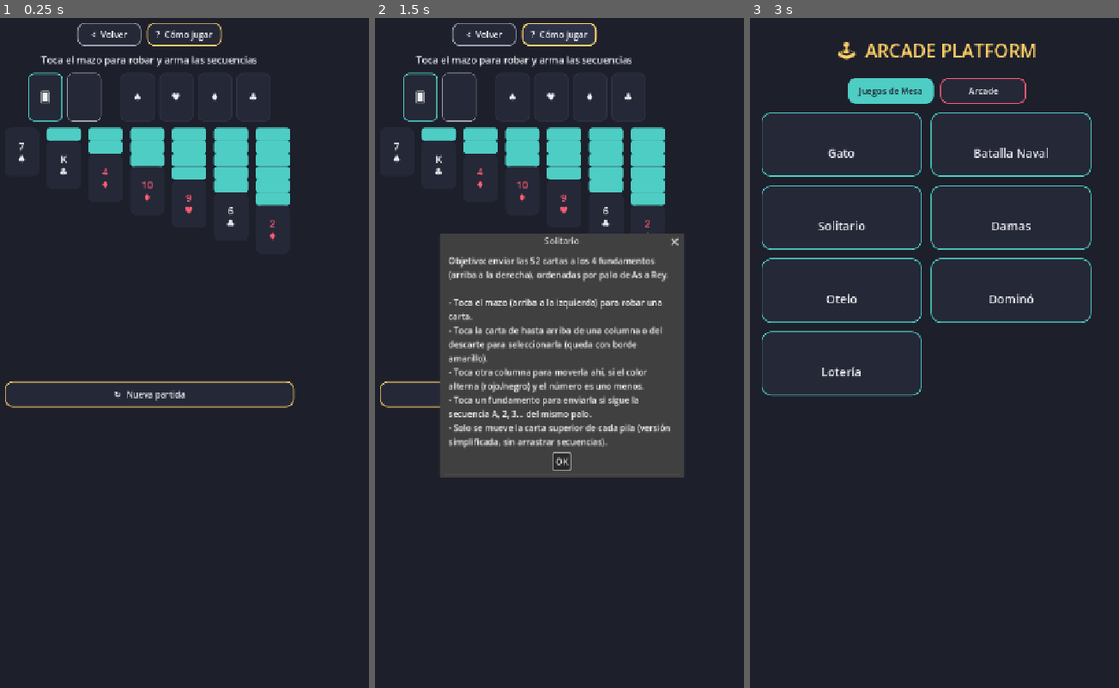
Above: before the commit, frames 1-3 (left to right).
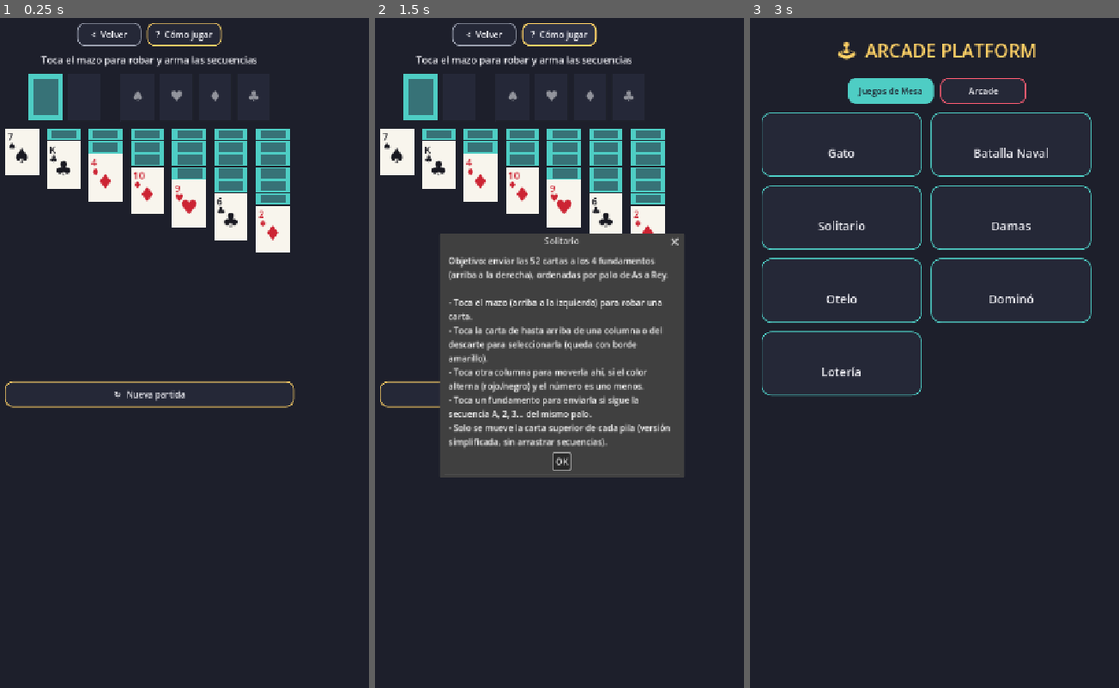
Above: after the commit, the same moments.

Repository: jfrodriguezva/Arcade
Game: Godot game, scene res://games/board/solitaire/solitaire.tscn
Same seed, same stepped clock (60 frames per second), same inputs: the game is played once before the commit and once after it. This scene is started directly instead of the project's main scene.
Inputs:
- Up to frame 1 (0.25 s): no input
- Up to frame 2 (1.5 s): click "? Cómo jugar" at 0.5 s; click "? Cómo jugar" at 1.25 s
- Up to frame 3 (3 s): click "OK" at 2 s; click "< Volver" at 2.75 s

The runs differ from the first frame. In frame 1, 7.7% of the frame differs, in the area x 1-79%, y 8-35%; in frame 2, 7.4%; in frame 3, nothing differs.

Commit message:
Graficos reales para fichas y cartas + selector de modo/dificultad
Se agregan componentes reutilizables con dibujo custom (_draw):
- DominoTile: fichas de domino con puntos reales, no texto.
- PlayingCard: cartas de baraja con esquina rango+palo y simbolo
  grande, respaldo con patron, en vez de texto centrado plano.

Se aplica a Domino (mano y cadena jugada) y Solitario (mazo,
descarte, fundamentos, tablero).

UIKit.show_setup_overlay(): pantalla previa reutilizable para elegir
Humano vs Maquina o 2 Jugadores, y dificultad Facil/Medio/Dificil
cuando aplica. Se usara en Gato, Damas, Otelo y el nuevo Ajedrez.

Co-Authored-By: Claude Sonnet 5 <noreply@anthropic.com>

Diff:
--- /dev/null
+++ b/core/ui/domino_tile.gd
@@ -0,0 +1,77 @@
+class_name DominoTile
+extends Button
+## Ficha de dominó dibujada (puntos reales), no texto. Se usa tanto en
+## la mano del jugador (clicable) como en la cadena jugada (decorativa).
+
+const PIP_LAYOUTS := {
+	0: [],
+	1: [Vector2(0.5, 0.5)],
+	2: [Vector2(0.27, 0.27), Vector2(0.73, 0.73)],
+	3: [Vector2(0.27, 0.27), Vector2(0.5, 0.5), Vector2(0.73, 0.73)],
+	4: [Vector2(0.27, 0.27), Vector2(0.73, 0.27), Vector2(0.27, 0.73), Vector2(0.73, 0.73)],
+	5: [Vector2(0.27, 0.27), Vector2(0.73, 0.27), Vector2(0.5, 0.5), Vector2(0.27, 0.73), Vector2(0.73, 0.73)],
+	6: [
+		Vector2(0.27, 0.22), Vector2(0.73, 0.22),
+		Vector2(0.27, 0.5), Vector2(0.73, 0.5),
+		Vector2(0.27, 0.78), Vector2(0.73, 0.78),
+	],
+}
+
+const TILE_COLOR := Color(0.96, 0.95, 0.92)
+const PIP_COLOR := Color(0.12, 0.12, 0.15)
+const DIVIDER_COLOR := Color(0.6, 0.6, 0.58)
+const BORDER_COLOR := Color(0.12, 0.13, 0.17)
+const HIGHLIGHT_COLOR := Color(1.0, 0.820, 0.400)
+
+var value_a: int = 0
+var value_b: int = 0
+var vertical: bool = false
+var highlighted: bool = false
+
+
+func _ready() -> void:
+	flat = true
+	focus_mode = Control.FOCUS_NONE
+
+
+func set_values(a: int, b: int, is_vertical: bool = false) -> void:
+	value_a = a
+	value_b = b
+	vertical = is_vertical
+	queue_redraw()
+
+
+func set_highlighted(v: bool) -> void:
+	highlighted = v
+	queue_redraw()
+
+
+func _draw() -> void:
+	var s: Vector2 = size
+	draw_rect(Rect2(Vector2.ZERO, s), TILE_COLOR, true)
+
+	var rect_a: Rect2
+	var rect_b: Rect2
+	if vertical:
+		var half := Vector2(s.x, s.y / 2.0)
+		rect_a = Rect2(Vector2.ZERO, half)
+		rect_b = Rect2(Vector2(0, s.y / 2.0), half)
+		draw_line(Vector2(4, s.y / 2.0), Vector2(s.x - 4, s.y / 2.0), DIVIDER_COLOR, 1.5)
+	else:
+		var half := Vector2(s.x / 2.0, s.y)
+		rect_a = Rect2(Vector2.ZERO, half)
+		rect_b = Rect2(Vector2(s.x / 2.0, 0), half)
+		draw_line(Vector2(s.x / 2.0, 4), Vector2(s.x / 2.0, s.y - 4), DIVIDER_COLOR, 1.5)
+
+	_draw_pips(rect_a, value_a)
+	_draw_pips(rect_b, value_b)
+
+	var border: Color = HIGHLIGHT_COLOR if highlighted else BORDER_COLOR
+	draw_rect(Rect2(Vector2.ZERO, s), border, false, 3.0 if highlighted else 2.0)
+
+
+func _draw_pips(rect: Rect2, value: int) -> void:
+	var radius: float = min(rect.size.x, rect.size.y) * 0.1
+	for p: Vector2 in PIP_LAYOUTS.get(value, []):
+		var center: Vector2 = rect.position + Vector2(rect.size.x * p.x, rect.size.y * p.y)
+		draw_circle(center, radius, PIP_COLOR)
--- /dev/null
+++ b/core/ui/playing_card.gd
@@ -0,0 +1,87 @@
+class_name PlayingCard
+extends Button
+## Carta de baraja dibujada (esquina con rango+palo, símbolo grande al centro,
+## respaldo con patrón), no texto plano centrado.
+
+const RED_SUITS := ["♥", "♦"]
+const FACE_COLOR := Color(0.97, 0.96, 0.93)
+const BACK_COLOR := Color(0.306, 0.804, 0.769)
+const BACK_PATTERN := Color(0.145, 0.157, 0.216, 0.55)
+const BORDER_COLOR := Color(0.12, 0.13, 0.17)
+const HIGHLIGHT_COLOR := Color(1.0, 0.820, 0.400)
+const EMPTY_COLOR := Color(0.180, 0.196, 0.271, 0.5)
+
+var rank: int = 1
+var suit: String = "♠"
+var face_up: bool = true
+var highlighted: bool = false
+var is_empty_slot: bool = false
+var hint_text: String = ""
+
+
+func _ready() -> void:
+	flat = true
+	focus_mode = Control.FOCUS_NONE
+
+
+func set_card(new_rank: int, new_suit: String, up: bool = true) -> void:
+	rank = new_rank
+	suit = new_suit
+	face_up = up
+	is_empty_slot = false
+	queue_redraw()
+
+
+func set_empty(hint: String = "") -> void:
+	is_empty_slot = true
+	hint_text = hint
+	queue_redraw()
+
+
+func set_highlighted(v: bool) -> void:
+	highlighted = v
+	queue_redraw()
+
+
+func _rank_label(r: int) -> String:
+	match r:
+		1: return "A"
+		11: return "J"
+		12: return "Q"
+		13: return "K"
+		_: return str(r)
+
+
+func _draw() -> void:
+	var s: Vector2 = size
+	var border: Color = HIGHLIGHT_COLOR if highlighted else BORDER_COLOR
+	var border_width: float = 3.0 if highlighted else 1.5
+
+	if is_empty_slot:
+		draw_rect(Rect2(Vector2.ZERO, s), EMPTY_COLOR, true)
+		draw_rect(Rect2(Vector2(1, 1), s - Vector2(2, 2)), border, false, border_width)
+		if hint_text != "":
+			var font: Font = ThemeDB.fallback_font
+			draw_string(font, Vector2(0, s.y * 0.58), hint_text, HORIZONTAL_ALIGNMENT_CENTER, s.x, int(s.y * 0.3), Color(1, 1, 1, 0.5))
+		return
+
+	if not face_up:
+		draw_rect(Rect2(Vector2.ZERO, s), BACK_COLOR, true)
+		draw_rect(Rect2(s.x * 0.14, s.y * 0.14, s.x * 0.72, s.y * 0.72), BACK_PATTERN, true)
+		draw_rect(Rect2(Vector2.ZERO, s), border, false, border_width)
+		return
+
+	draw_rect(Rect2(Vector2.ZERO, s), FACE_COLOR, true)
+	draw_rect(Rect2(Vector2.ZERO, s), border, false, border_width)
+
+	var is_red: bool = RED_SUITS.has(suit)
+	var color: Color = Color(0.80, 0.14, 0.20) if is_red else Color(0.10, 0.10, 0.13)
+	var font: Font = ThemeDB.fallback_font
+	var rank_text: String = _rank_label(rank)
+	var corner_size: int = int(clamp(s.y * 0.20, 8, 22))
+
+	draw_string(font, Vector2(s.x * 0.08, s.y * 0.26), rank_text, HORIZONTAL_ALIGNMENT_LEFT, -1, corner_size, color)
+	draw_string(font, Vector2(s.x * 0.08, s.y * 0.26 + corner_size * 0.95), suit, HORIZONTAL_ALIGNMENT_LEFT, -1, corner_size, color)
+
+	var big_size: int = int(clamp(s.y * 0.42, 12, 40))
+	draw_string(font, Vector2(0, s.y * 0.72), suit, HORIZONTAL_ALIGNMENT_CENTER, s.x, big_size, color)
--- a/core/ui/ui_kit.gd
+++ b/core/ui/ui_kit.gd
@@ -91,3 +91,113 @@
 	style_button(btn, COLOR_ACCENT_3)
 	btn.pressed.connect(func() -> void: dialog.popup_centered())
 	toolbar.add_child(btn)
+
+
+const DIFFICULTY_LABELS := {"easy": "Fácil", "medium": "Medio", "hard": "Difícil"}
+
+
+static func show_setup_overlay(root: Control, title: String, allow_pvp: bool, allow_difficulty: bool, on_confirm: Callable) -> void:
+	## Pantalla previa a cada juego con IA: elegir Humano vs Máquina (o 2 jugadores)
+	## y el nivel de dificultad. Llama a on_confirm({"mode":"pve"/"pvp","difficulty":"easy"/"medium"/"hard"}).
+	var overlay := Control.new()
+	overlay.set_anchors_preset(Control.PRESET_FULL_RECT)
+	overlay.mouse_filter = Control.MOUSE_FILTER_STOP
+	root.add_child(overlay)
+
+	var bg := ColorRect.new()
+	bg.color = Color(COLOR_BG.r, COLOR_BG.g, COLOR_BG.b, 0.97)
+	bg.set_anchors_preset(Control.PRESET_FULL_RECT)
+	overlay.add_child(bg)
+
+	var center := CenterContainer.new()
+	center.set_anchors_preset(Control.PRESET_FULL_RECT)
+	overlay.add_child(center)
+
+	var panel := PanelContainer.new()
+	panel.add_theme_stylebox_override("panel", stylebox(COLOR_PANEL, COLOR_ACCENT_3, 20, 3))
+	center.add_child(panel)
+
+	var margin := MarginContainer.new()
+	for side: String in ["margin_left", "margin_right", "margin_top", "margin_bottom"]:
+		margin.add_theme_constant_override(side, 28)
+	panel.add_child(margin)
+
+	var vbox := VBoxContainer.new()
+	vbox.alignment = BoxContainer.ALIGNMENT_CENTER
+	vbox.add_theme_constant_override("separation", 14)
+	margin.add_child(vbox)
+
+	vbox.add_child(title_label(title, 26, COLOR_ACCENT_3))
+
+	var state := {"mode": "pve", "difficulty": "medium"}
+
+	var mode_label := title_label("Modo de juego", 15, COLOR_TEXT_DIM)
+	var mode_row := HBoxContainer.new()
+	mode_row.alignment = BoxContainer.ALIGNMENT_CENTER
+	mode_row.add_theme_constant_override("separation", 10)
+
+	var pve_btn := Button.new()
+	pve_btn.text = "Vs Máquina"
+	pve_btn.custom_minimum_size = Vector2(140, 44)
+	var pvp_btn := Button.new()
+	pvp_btn.text = "2 Jugadores"
+	pvp_btn.custom_minimum_size = Vector2(140, 44)
+
+	var diff_label := title_label("Dificultad", 15, COLOR_TEXT_DIM)
+	var diff_row := HBoxContainer.new()
+	diff_row.alignment = BoxContainer.ALIGNMENT_CENTER
+	diff_row.add_theme_constant_override("separation", 8)
+
+	var easy_btn := Button.new()
+	easy_btn.text = "Fácil"
+	easy_btn.custom_minimum_size = Vector2(88, 40)
+	var medium_btn := Button.new()
+	medium_btn.text = "Medio"
+	medium_btn.custom_minimum_size = Vector2(88, 40)
+	var hard_btn := Button.new()
+	hard_btn.text = "Difícil"
+	hard_btn.custom_minimum_size = Vector2(88, 40)
+
+	var refresh_mode: Callable = func() -> void:
+		style_button(pve_btn, COLOR_ACCENT if state["mode"] == "pve" else COLOR_TEXT_DIM)
+		style_button(pvp_btn, COLOR_ACCENT if state["mode"] == "pvp" else COLOR_TEXT_DIM)
+		var show_diff: bool = allow_difficulty and state["mode"] == "pve"
+		diff_row.visible = show_diff
+		diff_label.visible = show_diff
+
+	var refresh_diff: Callable = func() -> void:
+		style_button(easy_btn, COLOR_ACCENT_2 if state["difficulty"] == "easy" else COLOR_TEXT_DIM)
+		style_button(medium_btn, COLOR_ACCENT_2 if state["difficulty"] == "medium" else COLOR_TEXT_DIM)
+		style_button(hard_btn, COLOR_ACCENT_2 if state["difficulty"] == "hard" else COLOR_TEXT_DIM)
+
+	pve_btn.pressed.connect(func() -> void: state["mode"] = "pve"; refresh_mode.call())
+	pvp_btn.pressed.connect(func() -> void: state["mode"] = "pvp"; refresh_mode.call())
+	easy_btn.pressed.connect(func() -> void: state["difficulty"] = "easy"; refresh_diff.call())
+	medium_btn.pressed.connect(func() -> void: state["difficulty"] = "medium"; refresh_diff.call())
+	hard_btn.pressed.connect(func() -> void: state["difficulty"] = "hard"; refresh_diff.call())
+
+	if allow_pvp:
+		vbox.add_child(mode_label)
+		mode_row.add_child(pve_btn)
+		mode_row.add_child(pvp_btn)
+		vbox.add_child(mode_row)
+
+	if allow_difficulty:
+		diff_row.add_child(easy_btn)
+		diff_row.add_child(medium_btn)
+		diff_row.add_child(hard_btn)
+		vbox.add_child(diff_label)
+		vbox.add_child(diff_row)
+
+	refresh_mode.call()
+	refresh_diff.call()
+
+	var start_btn := Button.new()
+	start_btn.text = "▶  Comenzar"
+	start_btn.custom_minimum_size = Vector2(200, 50)
+	style_button(start_btn, COLOR_ACCENT_3)
+	start_btn.pressed.connect(func() -> void:
+		overlay.queue_free()
+		on_confirm.call(state.duplicate())
+	)
+	vbox.add_child(start_btn)
--- a/games/board/domino/domino.gd
+++ b/games/board/domino/domino.gd
@@ -26,7 +26,7 @@
 var game_over: bool = false
 
 var status_label: Label
-var chain_label: Label
+var chain_row: HBoxContainer
 var info_label: Label
 var hand_row: HBoxContainer
 var end_left_btn: Button
@@ -65,18 +65,18 @@
 	vbox.add_child(info_label)
 
 	var chain_panel := PanelContainer.new()
+	chain_panel.custom_minimum_size = Vector2(0, 90)
 	chain_panel.add_theme_stylebox_override("panel", UIKit.stylebox(UIKit.COLOR_PANEL, UIKit.COLOR_ACCENT_3, 14, 2))
 	vbox.add_child(chain_panel)
 	var chain_margin := MarginContainer.new()
 	for side: String in ["margin_left", "margin_right", "margin_top", "margin_bottom"]:
-		chain_margin.add_theme_constant_override(side, 12)
+		chain_margin.add_theme_constant_override(side, 10)
 	chain_panel.add_child(chain_margin)
-	chain_label = Label.new()
-	chain_label.autowrap_mode = TextServer.AUTOWRAP_WORD
-	chain_label.horizontal_alignment = HORIZONTAL_ALIGNMENT_CENTER
-	chain_label.add_theme_font_size_override("font_size", 20)
-	chain_label.add_theme_color_override("font_color", UIKit.COLOR_TEXT)
-	chain_margin.add_child(chain_label)
+	var chain_scroll := ScrollContainer.new()
+	chain_margin.add_child(chain_scroll)
+	chain_row = HBoxContainer.new()
+	chain_row.add_theme_constant_override("separation", 3)
+	chain_scroll.add_child(chain_row)
 
 	var ends_row := HBoxContainer.new()
 	ends_row.alignment = BoxContainer.ALIGNMENT_CENTER
@@ -165,18 +165,18 @@
 		_bot_turn()
 
 
-func _tile_text(tile: Dictionary) -> String:
-	return "%d|%d" % [tile["a"], tile["b"]]
-
-
 func _redraw_all() -> void:
-	if chain.is_empty():
-		chain_label.text = "(vacío, coloca la primera ficha)"
-	else:
-		var parts: Array = []
+	for child: Node in chain_row.get_children():
+		child.queue_free()
+	if chain.is_empty():
+		chain_row.add_child(UIKit.title_label("(vacío, coloca la primera ficha)", 14, UIKit.COLOR_TEXT_DIM))
+	else:
 		for tile: Dictionary in chain:
-			parts.append(_tile_text(tile))
-		chain_label.text = " - ".join(parts)
+			var t := DominoTile.new()
+			t.custom_minimum_size = Vector2(56, 70)
+			t.disabled = true
+			t.set_values(tile["a"], tile["b"], true)
+			chain_row.add_child(t)
 
 	if chain.is_empty():
 		end_left_btn.text = "Colocar ficha"
@@ -189,14 +189,12 @@
 		child.queue_free()
 	for i in range(player_hand.size()):
 		var tile: Dictionary = player_hand[i]
-		var btn := Button.new()
-		btn.text = _tile_text(tile)
-		btn.custom_minimum_size = Vector2(64, 64)
-		btn.add_theme_font_size_override("font_size", 18)
-		var accent: Color = UIKit.COLOR_ACCENT_3 if i == selected_tile_index else UIKit.COLOR_ACCENT
-		UIKit.style_button(btn, accent, 10)
-		btn.pressed.connect(_on_hand_tile_pressed.bind(i))
-		hand_row.add_child(btn)
+		var t := DominoTile.new()
+		t.custom_minimum_size = Vector2(56, 100)
+		t.set_values(tile["a"], tile["b"], true)
+		t.set_highlighted(i == selected_tile_index)
+		t.pressed.connect(_on_hand_tile_pressed.bind(i))
+		hand_row.add_child(t)
 
 	info_label.text = "Máquina: %d fichas      Pozo: %d fichas" % [bot_hand.size(), boneyard.size()]
 
--- a/games/board/solitaire/solitaire.gd
+++ b/games/board/solitaire/solitaire.gd
@@ -22,8 +22,8 @@
 var selected: Dictionary = {}
 
 var status_label: Label
-var stock_btn: Button
-var waste_btn: Button
+var stock_btn: PlayingCard
+var waste_btn: PlayingCard
 var foundation_buttons: Dictionary = {}
 var tableau_containers: Array = []
 
@@ -95,12 +95,11 @@
 	vbox.add_child(restart_btn)
 
 
-func _make_card_button() -> Button:
-	var btn := Button.new()
-	btn.custom_minimum_size = Vector2(64, 90)
-	btn.add_theme_font_size_override("font_size", 18)
-	UIKit.style_button(btn, UIKit.COLOR_BG_LIGHT, 10)
-	return btn
+func _make_card_button() -> PlayingCard:
+	var card := PlayingCard.new()
+	card.custom_minimum_size = Vector2(64, 90)
+	card.set_empty()
+	return card
 
 
 func _build_deck() -> Array:
@@ -132,15 +131,6 @@
 	_redraw_all()
 
 
-func _rank_label(rank: int) -> String:
-	match rank:
-		1: return "A"
-		11: return "J"
-		12: return "Q"
-		13: return "K"
-		_: return str(rank)
-
-
 func _redraw_all() -> void:
 	if stock.is_empty():
 		_render_empty(stock_btn, "↻")
@@ -155,7 +145,7 @@
 
 	for suit: String in SUITS:
 		var pile: Array = foundations[suit]
-		var btn: Button = foundation_buttons[suit]
+		var btn: PlayingCard = foundation_buttons[suit]
 		if pile.is_empty():
 			_render_empty(btn, suit)
 		else:
@@ -185,37 +175,28 @@
 				btn.pressed.connect(_on_tableau_pressed.bind(col))
 				container.add_child(btn)
 			else:
-				var strip := Panel.new()
+				var strip := PlayingCard.new()
 				strip.custom_minimum_size = Vector2(64, 24)
-				strip.size = Vector2(64, 24)
-				strip.add_theme_stylebox_override("panel", UIKit.stylebox(UIKit.COLOR_ACCENT_2, Color(0, 0, 0, 0), 6))
+				strip.disabled = true
+				strip.set_card(0, "♠", false)
 				strip.position = Vector2(0, y)
 				container.add_child(strip)
 
 
-func _render_card(btn: Button, card: Dictionary, highlighted: bool = false) -> void:
-	var is_red: bool = RED_SUITS.has(card["suit"])
-	btn.text = "%s\n%s" % [_rank_label(card["rank"]), card["suit"]]
-	btn.disabled = false
-	UIKit.style_button(btn, UIKit.COLOR_PANEL, 10)
-	var border: Color = UIKit.COLOR_ACCENT_3 if highlighted else UIKit.COLOR_PANEL
-	btn.add_theme_stylebox_override("normal", UIKit.stylebox(UIKit.COLOR_PANEL, border, 10, 3 if highlighted else 1))
-	var color: Color = UIKit.COLOR_ACCENT if is_red else UIKit.COLOR_TEXT
-	btn.add_theme_color_override("font_color", color)
-	btn.add_theme_color_override("font_hover_color", color)
-	btn.add_theme_color_override("font_disabled_color", color)
-
-
-func _render_empty(btn: Button, hint: String) -> void:
-	btn.text = hint
-	btn.disabled = false
-	UIKit.style_button(btn, UIKit.COLOR_BG_LIGHT, 10)
-
-
-func _render_back(btn: Button) -> void:
-	btn.text = "🂠"
-	btn.disabled = false
-	UIKit.style_button(btn, UIKit.COLOR_ACCENT_2, 10)
+func _render_card(card_view: PlayingCard, card: Dictionary, highlighted: bool = false) -> void:
+	card_view.disabled = false
+	card_view.set_card(card["rank"], card["suit"], true)
+	card_view.set_highlighted(highlighted)
+
+
+func _render_empty(card_view: PlayingCard, hint: String) -> void:
+	card_view.disabled = false
+	card_view.set_empty(hint)
+
+
+func _render_back(card_view: PlayingCard) -> void:
+	card_view.disabled = false
+	card_view.set_card(0, "♠", false)
 
 
 func _on_stock_pressed() -> void:
Not shown, added: core/ui/domino_tile.gd.uid
Not shown, added: core/ui/playing_card.gd.uid
